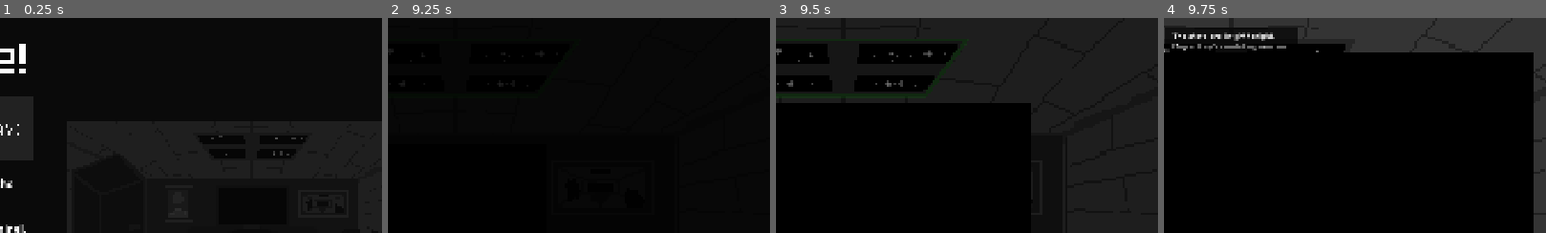
Above: before the commit, frames 1-4 (left to right).
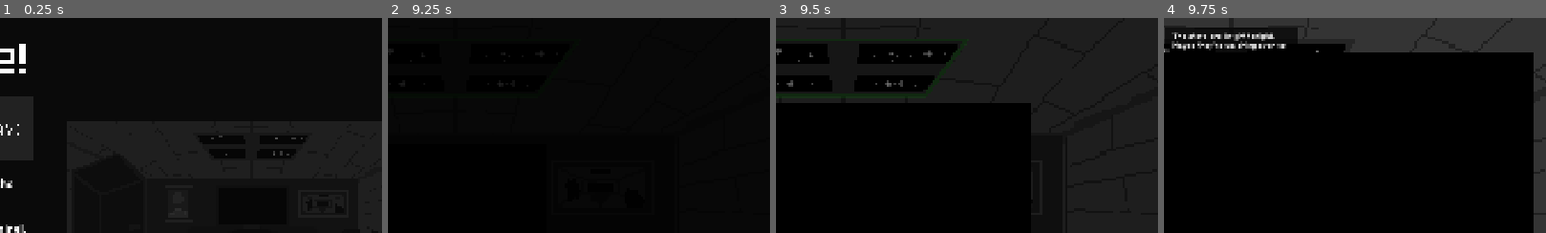
Above: after the commit, the same moments.

Repository: vempr/signals-please
Game: Godot game, scene res://scenes/main_menu.tscn
Same seed, same stepped clock (60 frames per second), same inputs: the game is played once before the commit and once after it.
Inputs (mouse positions are % of the whole screen's width and height, from its top left):
- Up to frame 1 (0.25 s): no input
- Up to frame 2 (9.25 s): click "BIG BUTTON THAT WANTS YOU TO …" at 0.5 s; click "BIG BUTTON THAT WANTS YOU TO …" at 1.25 s; click "BIG BUTTON THAT WANTS YOU TO …" at 2 s; tap Enter at 2.75, 4.25, 5.75 s; move the mouse to (72, 45) at 2.77 s; press the mouse at (72, 45) at 2.78 s; tap Space at 3.5, 5, 6.5 s; move the mouse to (30, 55) at 3.52 s; release the mouse at (30, 55) at 3.53 s; click (30, 55) at 3.6 s; move the mouse to (60, 28) at 4.27 s; hold Right mouse button (unfocus) 4.28-5.03 s; click (60, 28) at 4.55 s; move the mouse to (45, 70) at 5.02 s; click (45, 70) at 5.1 s; move the mouse to (80, 65) at 5.77 s; press the mouse at (80, 65) at 5.78 s; move the mouse to (20, 35) at 6.52 s; release the mouse at (20, 35) at 6.53 s; right-click (20, 35) at 6.6 s; click (20, 35) at 6.8 s; move the mouse to (55, 50) at 7.27 s; press the mouse at (55, 50) at 7.28 s; move the mouse to (35, 25) at 8.02 s; release the mouse at (35, 25) at 8.03 s; click (35, 25) at 8.1 s; move the mouse to (50, 50) at 8.77 s; hold Right mouse button (unfocus) from 8.78 s (still down); click (50, 50) at 9.05 s
- Up to frame 3 (9.5 s): keep holding Right mouse button (unfocus)
- Up to frame 4 (9.75 s): move the mouse to (50, 12) at 9.52 s; release Right mouse button (unfocus) at 9.53 s; click (50, 12) at 9.6 s
The pictures show only the part of the screen within x 41-91%, y 0-50%; the shares and areas given below are measured in that part.

Frames 1-3 are identical in both runs. In frame 4, 0.6% of the frame differs, in the area x 2-32%, y 10-16%.

Commit message:
finishing up game: removing debug modes & finished readme

Diff:
--- a/scripts/hover.gd
+++ b/scripts/hover.gd
@@ -92,25 +92,25 @@
 
 		match GAME_STATE.day:
 			1:
-				message = "The stars are bright tonight. Maybe they’re watching over us."
+				message = "The stars are bright tonight. Maybe they're watching over us."
 			2:
-				message = "A clear sky. The stars look patient, like they’ve seen worse."
+				message = "A clear sky. The stars look patient, like they've seen worse."
 			3:
-				message = "Cold air, steady light. Feels like the world’s still breathing."
+				message = "Cold air, steady light. Feels like the world's still breathing."
 			4:
 				message = "The stars blink through thin clouds - small signals of calm."
 			5:
 				message = "For a moment, I thought one moved. Maybe a convoy, maybe hope."
 			6:
-				message = "Even through the frost, they shine. Quiet proof we’re not alone."
+				message = "Even through the frost, they shine. Quiet proof we're not alone."
 			7:
-				message = "The night’s clear again. The stars look almost warm tonight."
+				message = "The night's clear again. The stars look almost warm tonight."
 			8:
-				message = "Wind’s calm. The lights above seem closer, like they’re listening."
+				message = "Wind's calm. The lights above seem closer, like they're listening."
 			9:
-				message = "Hard day, but the sky still holds steady. That’s something."
+				message = "Hard day, but the sky still holds steady. That's something."
 			10:
-				message = "The stars linger long tonight - as if they’re waiting for us to endure."
+				message = "The stars linger long tonight - as if' waiting for us to endure."
 
 		if message != "":
 			display_message.emit(message)
@@ -159,7 +159,7 @@
 
 
 func _on_bed_hover_area_input_event(_viewport: Node, _event: InputEvent, _shape_idx: int) -> void:
-	if Input.is_action_just_pressed("click"): # && GAME_STATE.day_finished == true:
+	if Input.is_action_just_pressed("click") && GAME_STATE.day_finished == true:
 		%Sleep.play()
 		progress.emit()
 		process_mode = Node.PROCESS_MODE_DISABLED
--- a/scripts/state.gd
+++ b/scripts/state.gd
@@ -29,6 +29,7 @@
 	music_player = AudioStreamPlayer.new()
 	add_child(music_player)
 	music_player.stream = load("res://assets/sfx/Dystopian Theme.mp3")
+	music_player.pitch_scale = 0.8
 
 
 func get_reputation_status() -> String:
@@ -64,7 +65,6 @@
 
 func play_music() -> void:
 	music_player.volume_db = -15.0
-	music_player.pitch_scale = 0.8
 	music_player.play()
 
 
Not shown, changed: README.md
